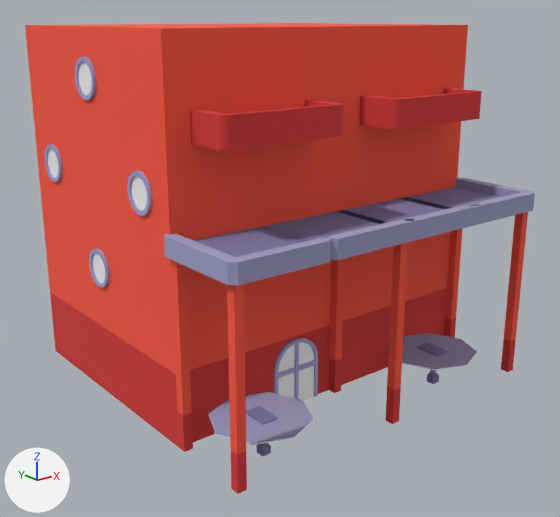
The glTF model models/lame_cafe.glb, before and after one commit.
One viewpoint serves both versions: a camera (50 mm lens) standing at (-5.53, -6.93, 4.1) and looking at (-0.11, -0.16, 1.39). The lights are fixed; the arrows at lower left show +X, +Y and +Z. Vertices at the same position are counted once.

In view in the first picture: 'mergedBlocks(Clone)'.
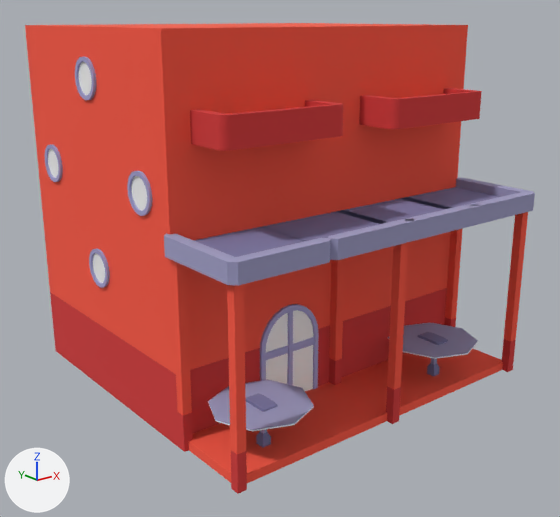
Changed parts and their boxes (x1, y1, x2, y2) in the pictures (560 x 517 px; the box of a moved part takes in the faces that stretch with it):
```json
{"part": 1, "of": "me_mesh_0", "change": "moved or reshaped", "before": [257, 443, 271, 456], "after": [256, 429, 271, 447]}
{"part": 2, "of": "me_mesh_0", "change": "moved or reshaped", "before": [208, 392, 314, 445], "after": [208, 380, 314, 432]}
{"part": 3, "of": "me_mesh_0", "change": "moved or reshaped", "before": [427, 369, 439, 384], "after": [427, 358, 440, 376]}
{"part": 4, "of": "me_mesh_0", "change": "moved or reshaped", "before": [387, 333, 477, 370], "after": [388, 323, 478, 359]}
{"part": 5, "of": "me_mesh_0", "change": "moved or reshaped", "before": [274, 338, 318, 401], "after": [260, 304, 319, 391]}
{"part": 6, "of": "me_mesh_0", "change": "added", "after": [188, 349, 503, 483], "on screen": "red"}
```

The change, as JSON lines over the scene's bpy script:
```json
{"block": "me_mesh_0", "where": "me_mesh_0.from_pydata(...)  # 1848 vertices, 3243 faces; spans x -2.11..2.11, y -2.05..2.05, z 0.0..4.0"}
{"block": "me_mesh_0", "where": "# used by ob_mergedblocks_clone; location = (0.0, 0.0, 0.0)"}
{"block": "me_mesh_0", "change": "me_mesh_0 part 1: the loose piece of 16 vertices spanning x -1.5..-1.4, y -1.63..-1.53, z 0.0..0.38 is scaled about its middle by (1, 1, 1.1), then moved by (0.0, 0.0, 0.12)"}
{"block": "me_mesh_0", "change": "me_mesh_0 part 2: the loose piece of 36 vertices spanning x -1.98..-0.93, y -2.05..-1.04, z 0.38..0.42 is moved by (0.0, 0.0, 0.14)"}
{"block": "me_mesh_0", "change": "me_mesh_0 part 3: the loose piece of 16 vertices spanning x 1.0..1.1, y -1.63..-1.53, z 0.0..0.38 is scaled about its middle by (1, 1, 1.1), then moved by (0.0, 0.0, 0.12)"}
{"block": "me_mesh_0", "change": "me_mesh_0 part 4: the loose piece of 36 vertices spanning x 0.52..1.57, y -2.05..-1.04, z 0.38..0.42 is moved by (0.0, 0.0, 0.14)"}
{"block": "me_mesh_0", "change": "me_mesh_0 part 5: the loose piece of 92 vertices spanning x -0.85..-0.25, y -1.01..-0.98, z 0.0..0.77 is scaled about its middle by (1.3, 1, 1.4), then moved by (-0.09, 0.0, 0.25)"}
{"block": "me_mesh_0", "change": "me_mesh_0 part 6: a new loose piece, a box spanning x -2.0..2.0, y -1.9..-0.9, z 0.0..0.1, in mat_bricks_clone (red #ff644e)"}
```
